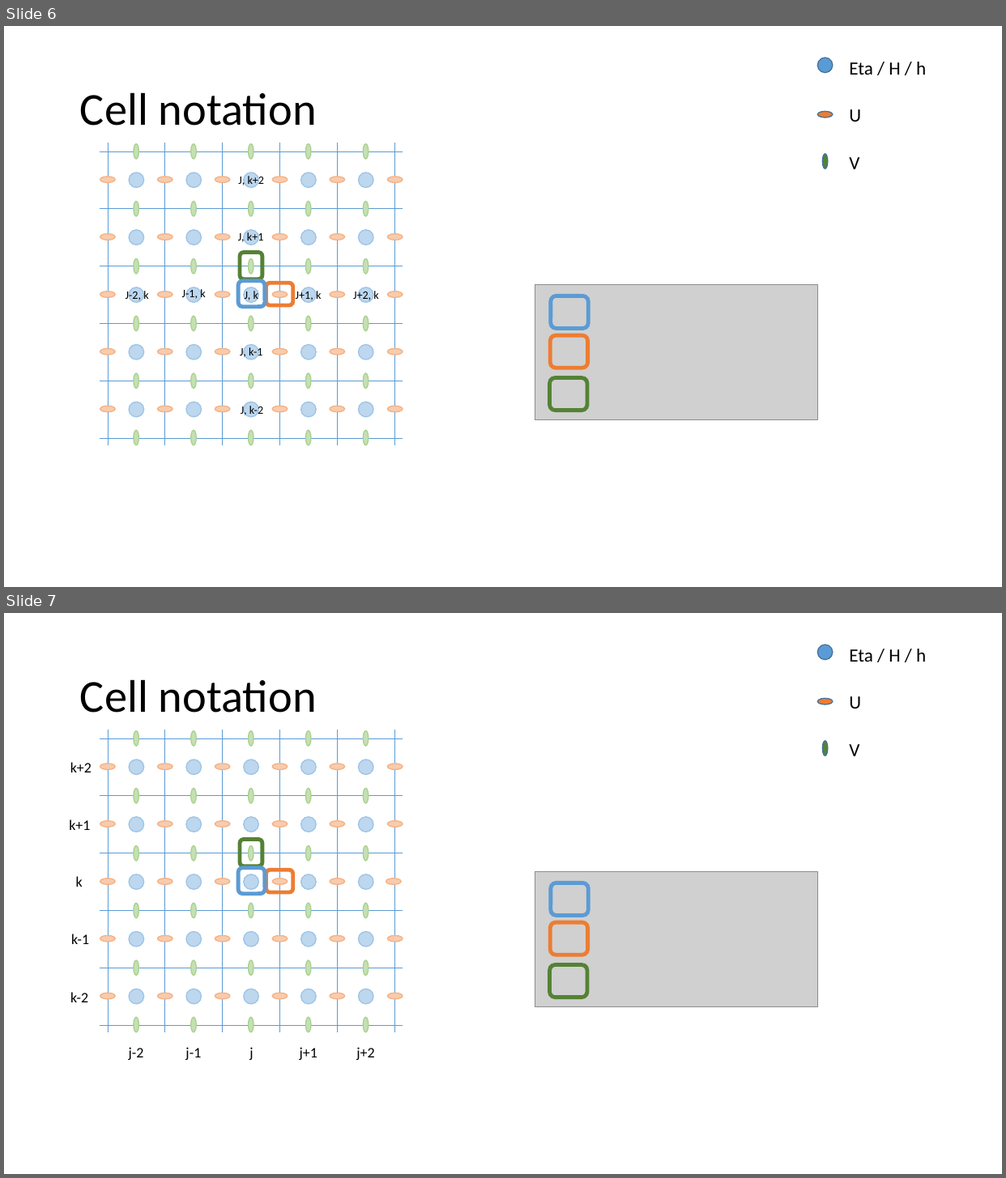
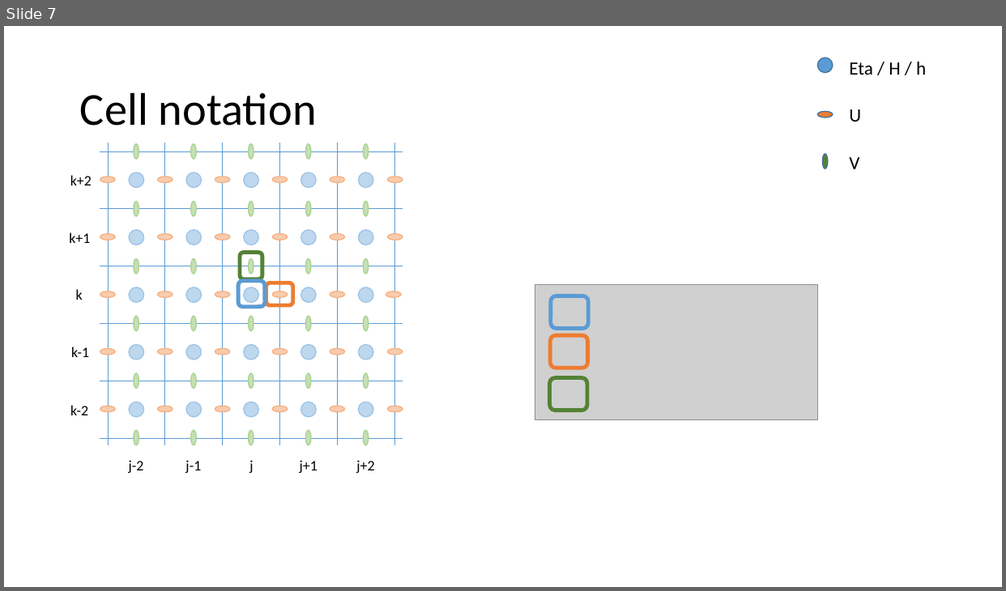
Before and after one commit to metno/gpu-ocean, a slide deck: gpu_ocean/prototypes/fbl_ctcs_stencils.pptx. Shown one above the other, each under a label of ours: slides 6 and 7 before the commit, slide 7 after it. The pictures are 1006x1178 and 1006x591 pixels, drawn with LibreOffice and Linux fonts; fonts in the diff are those of the drawing; grey boxes stand for pictures. Boxes give left, top, right and bottom in pixels: in the first picture for what was removed or moved away, otherwise in the second. Text is boxed around its words. In the diff, an @@ line names an element or a change of style, - is before the commit and + after.

```diff
--- a/gpu_ocean/prototypes/fbl_ctcs_stencils.pptx
+++ b/gpu_ocean/prototypes/fbl_ctcs_stencils.pptx
@@ slide 6 removed at box(4, 26, 1002, 587), background #FFFFFF @@
@@ title removed at box(80, 92, 317, 126) @@
-Cell notation
@@ group removed at box(100, 143, 403, 446): 12 lines @@
@@ group removed at box(818, 58, 926, 169): 3 ellipses, 3 texts @@
-Eta / H / h
-U
-V
@@ rounded rectangle removed at box(240, 253, 262, 280) @@
@@ rounded rectangle removed at box(238, 281, 265, 308) @@
@@ rounded rectangle removed at box(266, 283, 293, 305) @@
@@ group removed at box(126, 174, 378, 417): 9 texts @@
-J, k
-J, k-1
-J, k-2
-J, k+1
-J, k+2
-J-1, k
-J-2, k
-J+2, k
-J+1, k
@@ picture removed at box(535, 284, 818, 420) @@
@@ rounded rectangle removed at box(551, 297, 588, 328) @@
@@ rounded rectangle removed at box(551, 336, 588, 368) @@
@@ rounded rectangle removed at box(550, 378, 587, 410) @@
@@ group removed at box(129, 173, 373, 416): 25 ellipses @@
@@ group removed at box(100, 177, 403, 412): 30 ellipses @@
@@ group removed at box(134, 144, 368, 446): 30 ellipses @@
```
Also in this commit, not shown: 8 slides changed, 26 slides added, 2 other slides removed.
